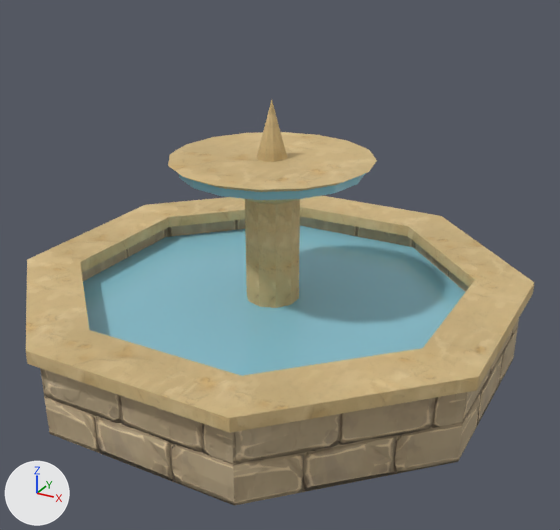
Two versions of the glTF model art/town/fountain_small.gltf, one commit apart.
Camera for both pictures: a 50 mm lens placed at (2.84, -5.04, 3.29), pointed at (0.15, -0.15, 0.84). Arrows for +X, +Y and +Z are at lower left; the lights stay in place. The first picture is the older version. Objects named as collision shapes, trigger or cutter boxes, shadow casters or lower levels of detail are left out. Where no turn or scale is listed for an object, it has been applied to the vertices.

In view in the first picture: 'FountainSmallCathedralStone', 'FountainSmallCathedralTrim', 'FountainSmallWater'.
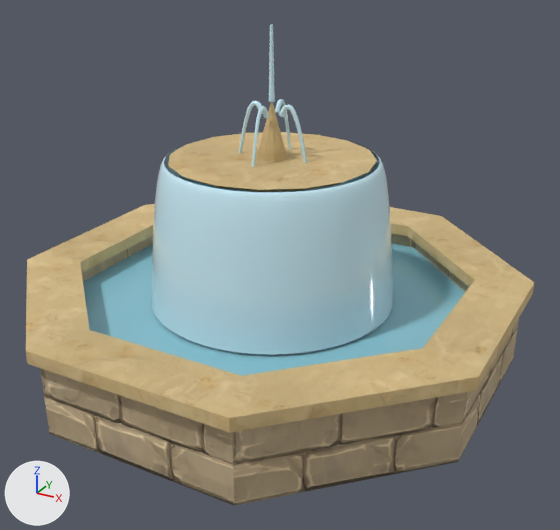
Diff of the bpy script that builds the scene:
```diff
--- a/art/town/fountain_small.gltf.py
+++ b/art/town/fountain_small.gltf.py
@@ mat_m_waterjet @@
+mat_m_waterjet = principled_material('M_WaterJet')
+mat_m_waterjet.base_color = (0.6, 0.85, 0.95)  # cyan #cbedf9
+mat_m_waterjet.roughness = 0.05
@@ mat_m_watercurtain @@
+mat_m_watercurtain = principled_material('M_WaterCurtain')
+mat_m_watercurtain.base_color = (0.6, 0.85, 0.95)  # cyan #cbedf9
+mat_m_watercurtain.roughness = 0.05
@@ me_waterjets @@
+me_waterjets.from_pydata(...)  # 690 vertices, 1320 faces; spans x -0.3..0.3, y -0.3..0.3, z 1.618..2.63
+me_waterjets.materials.append(mat_m_waterjet)  # cyan #cbedf9
@@ me_watercurtains @@
+me_watercurtains.from_pydata(...)  # 1080 vertices, 2016 faces; spans x -0.99..0.99, y -0.99..0.99, z 0.49..1.64
+me_watercurtains.materials.append(mat_m_watercurtain)  # cyan #cbedf9
@@ ob_fountainsmallwaterjet @@
+ob_fountainsmallwaterjet = bpy.data.objects.new('FountainSmallWaterJet', me_waterjets)
+ob_fountainsmallwaterjet.location = (0.0, 0.0, 0.0)
@@ ob_fountainsmallwatercurtain @@
+ob_fountainsmallwatercurtain = bpy.data.objects.new('FountainSmallWaterCurtain', me_watercurtains)
+ob_fountainsmallwatercurtain.location = (0.0, 0.0, 0.0)
```

Boxes (x1, y1, x2, y2) around the edits, measured in the pictures (560 x 530 px):
'FountainSmallWaterCurtain', added (cyan)
    after: (152, 139, 393, 355)
'FountainSmallWaterJet', added
    after: (239, 24, 307, 167)
'FountainSmallWater', unchanged, covered by the edit
    both: (83, 173, 465, 376)
